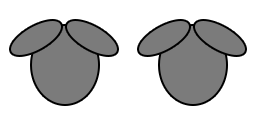
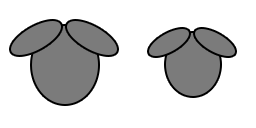
Two versions of the same layered image (256 x 128). Layer-by-layer changes:
painted on "Ellipse 2 copy" (1st of 2, in "Group 1 copy") over [195, 21, 245, 56]
painted on "Ellipse 2" (1st of 2, in "Group 1 copy") over [139, 21, 189, 56]
painted on "Ellipse 1" (1st of 2, in "Group 1 copy") over [160, 26, 226, 104]
